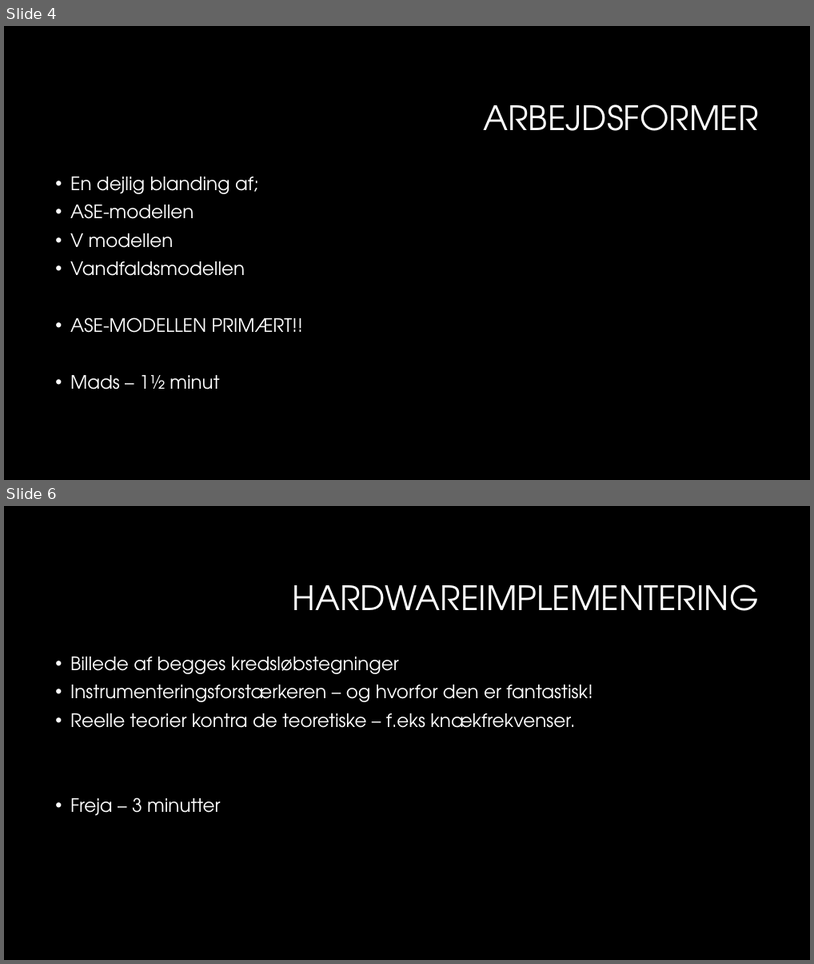
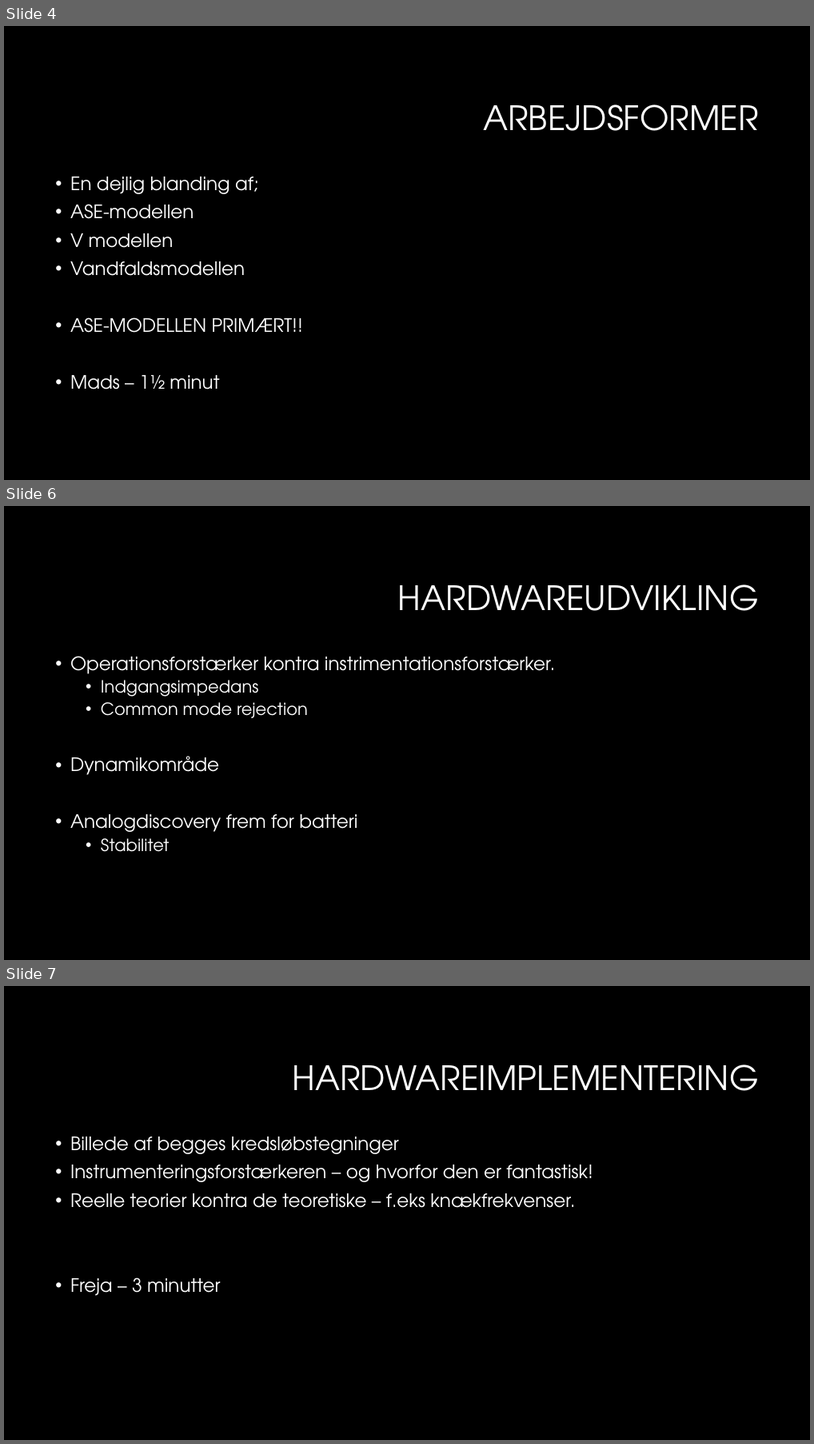
Before and after one commit to sarakirkeby/Semester-Projekt-3, a slide deck: Bifiler til projekt/Semesterprojekt 3.pptx. Shown one above the other, each under a label of ours: slides 4 and 6 before the commit, slides 4, 6 and 7 after it; the slides between them are not shown. The pictures are 814x964 and 814x1444 pixels, drawn with LibreOffice and Linux fonts; fonts in the diff are those of the drawing; background and template pictures are left out. Boxes give left, top, right and bottom in pixels: in the first picture for what was removed or moved away, otherwise in the second. Text is boxed around its words. In the diff, an @@ line names an element or a change of style, - is before the commit and + after.

```diff
--- a/Bifiler til projekt/Semesterprojekt 3.pptx
+++ b/Bifiler til projekt/Semesterprojekt 3.pptx
@@ slide 6 added at (4,506,810,960), background #000000 @@
@@ title added at (398,584,759,611), 40 pt, text #FFFFFF @@
+HARDWAREUDVIKLING
@@ text added at (70,656,555,852), 22 pt, text #FFFFFF @@
+• Operationsforstærker kontra instrimentationsforstærker.
+  • Indgangsimpedans
+  • Common mode rejection
+• Dynamikområde
+• Analogdiscovery frem for batteri
+  • Stabilitet
@@ what was slide 6 is now slide 7 @@
```
Also in this commit, not shown: 1 slide changed.
